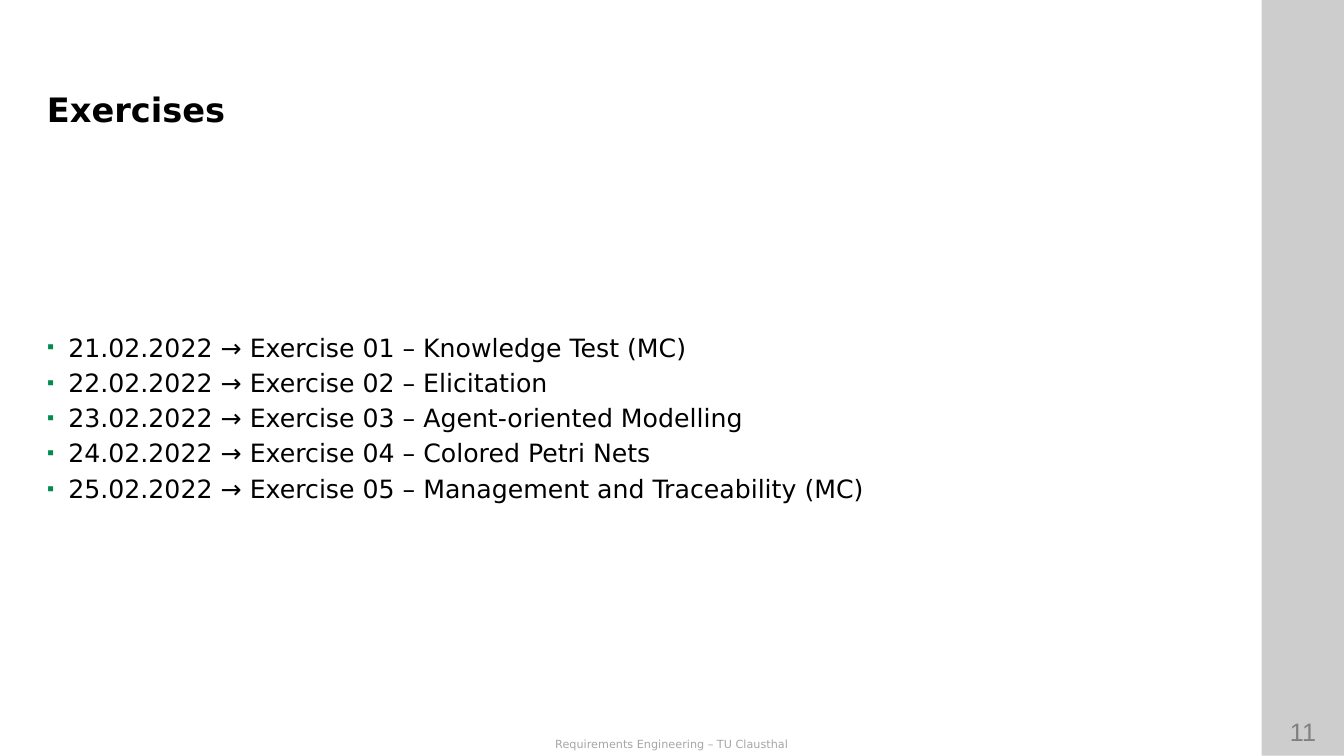
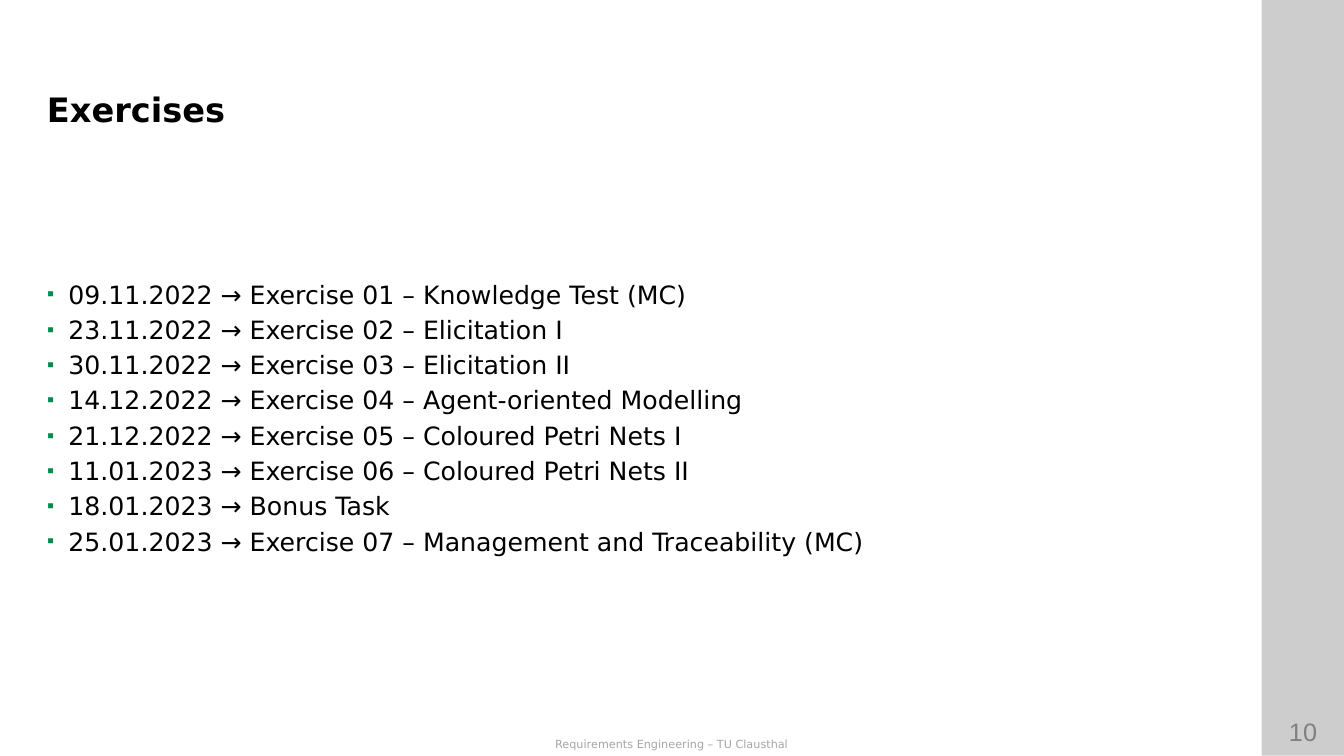
Before and after one commit to ETCE-LAB/teaching-material, a slide deck: slide 10 of Requirements-Engineering/RE-L00-Organization.pptx (slide 11 before the commit). Drawn at 1344x756 pixels with LibreOffice and Linux fonts; fonts in the diff are those of the drawing; background and template pictures are left out. Boxes give left, top, right and bottom in pixels: in the first picture for what was removed or moved away, otherwise in the second. Text is boxed around its words. In the diff, an @@ line names an element or a change of style, - is before the commit and + after.

```diff
--- a/Requirements-Engineering/RE-L00-Organization.pptx
+++ b/Requirements-Engineering/RE-L00-Organization.pptx
@@ text at [68, 285, 863, 557]: text changed @@
-▪ 21.02.2022 → Exercise 01 – Knowledge Test (MC)
-▪ 22.02.2022 → Exercise 02 – Elicitation
-▪ 23.02.2022 → Exercise 03 – Agent-oriented Modelling
-▪ 24.02.2022 → Exercise 04 – Colored Petri Nets
-▪ 25.02.2022 → Exercise 05 – Management and Traceability (MC)
+▪ 09.11.2022 → Exercise 01 – Knowledge Test (MC)
+▪ 23.11.2022 → Exercise 02 – Elicitation I
+▪ 30.11.2022 → Exercise 03 – Elicitation II
+▪ 14.12.2022 → Exercise 04 – Agent-oriented Modelling
+▪ 21.12.2022 → Exercise 05 – Coloured Petri Nets I
+▪ 11.01.2023 → Exercise 06 – Coloured Petri Nets II
+▪ 18.01.2023 → Bonus Task
+▪ 25.01.2023 → Exercise 07 – Management and Traceability (MC)
@@ page number at [1289, 723, 1317, 741]: text changed @@
-11
+10
```
Also in this commit, not shown: 10 other slides changed, 5 slides added, 3 slides removed, 46 other files.
